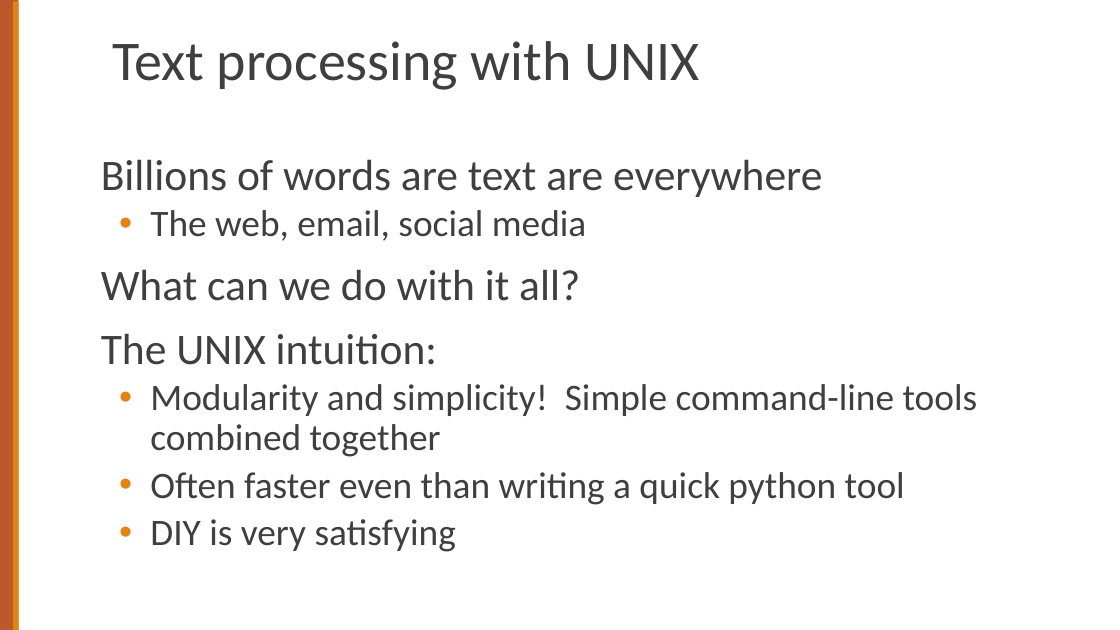
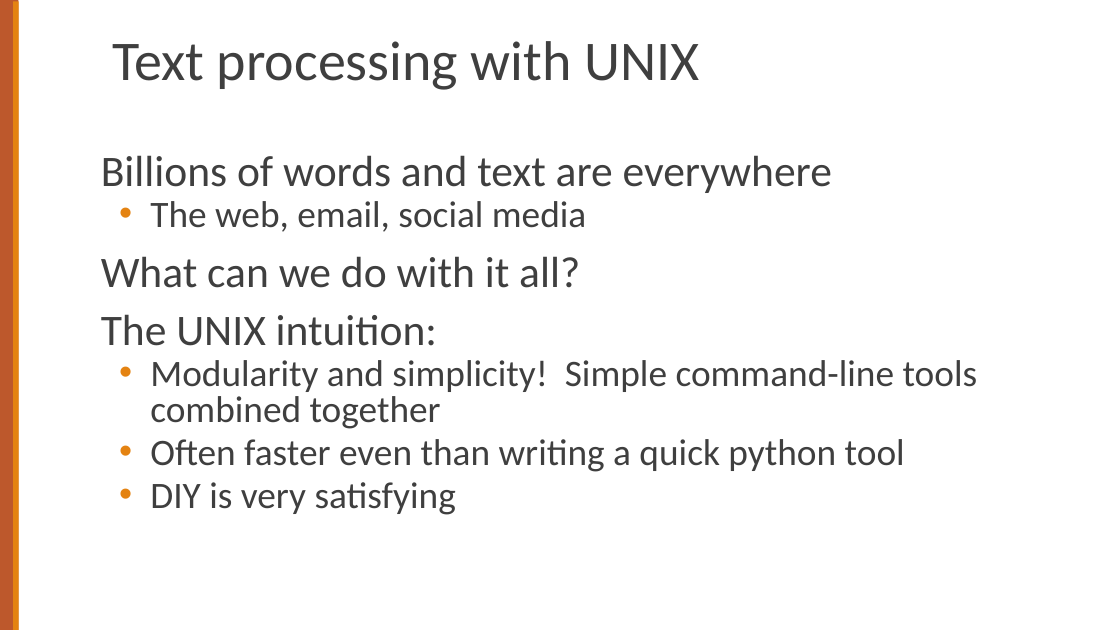
Before and after one commit to cs124/labs, a slide deck: slide 2 of Lab1_UnixForPoets.pptx. Drawn at 1120x630 pixels with LibreOffice and Linux fonts; fonts in the diff are those of the drawing. Boxes give left, top, right and bottom in pixels: in the first picture for what was removed or moved away, otherwise in the second. Text is boxed around its words. In the diff, an @@ line names an element or a change of style, - is before the commit and + after.

```diff
--- a/Lab1_UnixForPoets.pptx
+++ b/Lab1_UnixForPoets.pptx
@@ text at [101,155,832,193]: text changed @@
-Billions of words are text are everywhere
+Billions of words and text are everywhere
@@ text at [101,201,978,515]: line spacing 0.9 to 0.8 @@
```
Also in this commit, not shown: 6 other slides changed, 1 slide added, 1 other file.
